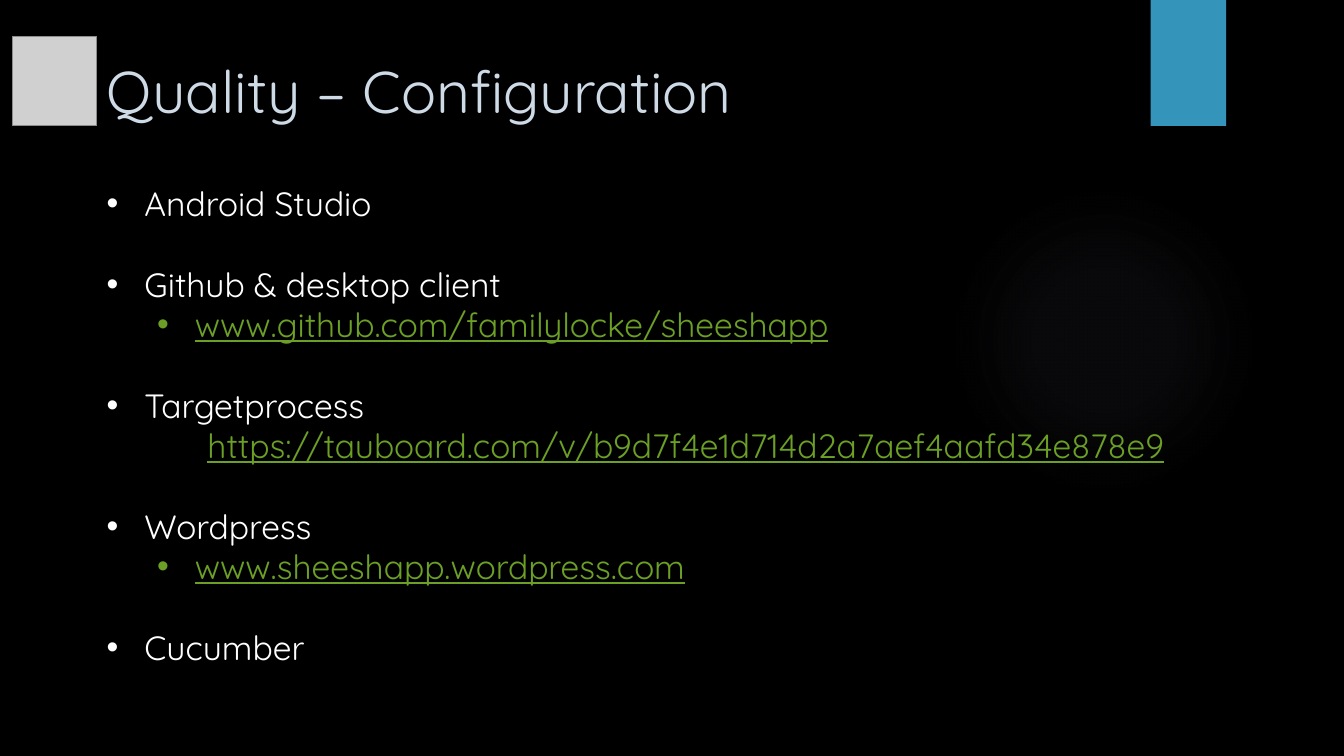
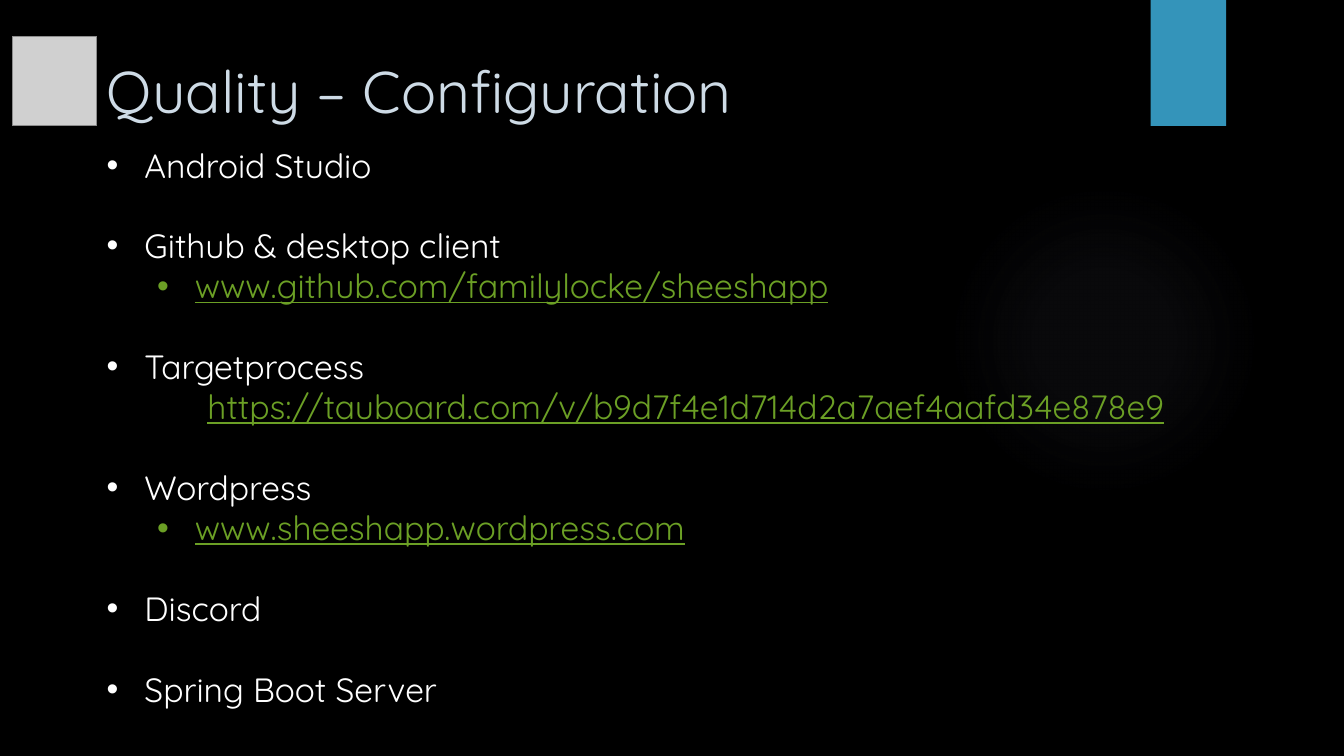
Before and after one commit to DawidMa/sheeshApp, a slide deck: slide 12 of SheeshApp.pptx (slide 9 before the commit). Drawn at 1344x756 pixels with LibreOffice and Linux fonts; fonts in the diff are those of the drawing; grey boxes stand for pictures; background and template pictures are left out. Boxes give left, top, right and bottom in pixels: in the first picture for what was removed or moved away, otherwise in the second. Text is boxed around its words. In the diff, an @@ line names an element or a change of style, - is before the commit and + after.

```diff
--- a/SheeshApp.pptx
+++ b/SheeshApp.pptx
@@ text "Android Studio": place and size @@
-text "Android Studio" at (144, 191, 1164, 661)
+text "Android Studio" at (144, 153, 1164, 709)
@@ text at (144, 596, 437, 709): text changed @@
-• Cucumber
+• Discord
+• Spring Boot Server
```
Also in this commit, not shown: 9 other slides changed, 4 slides added, 1 slide removed.
